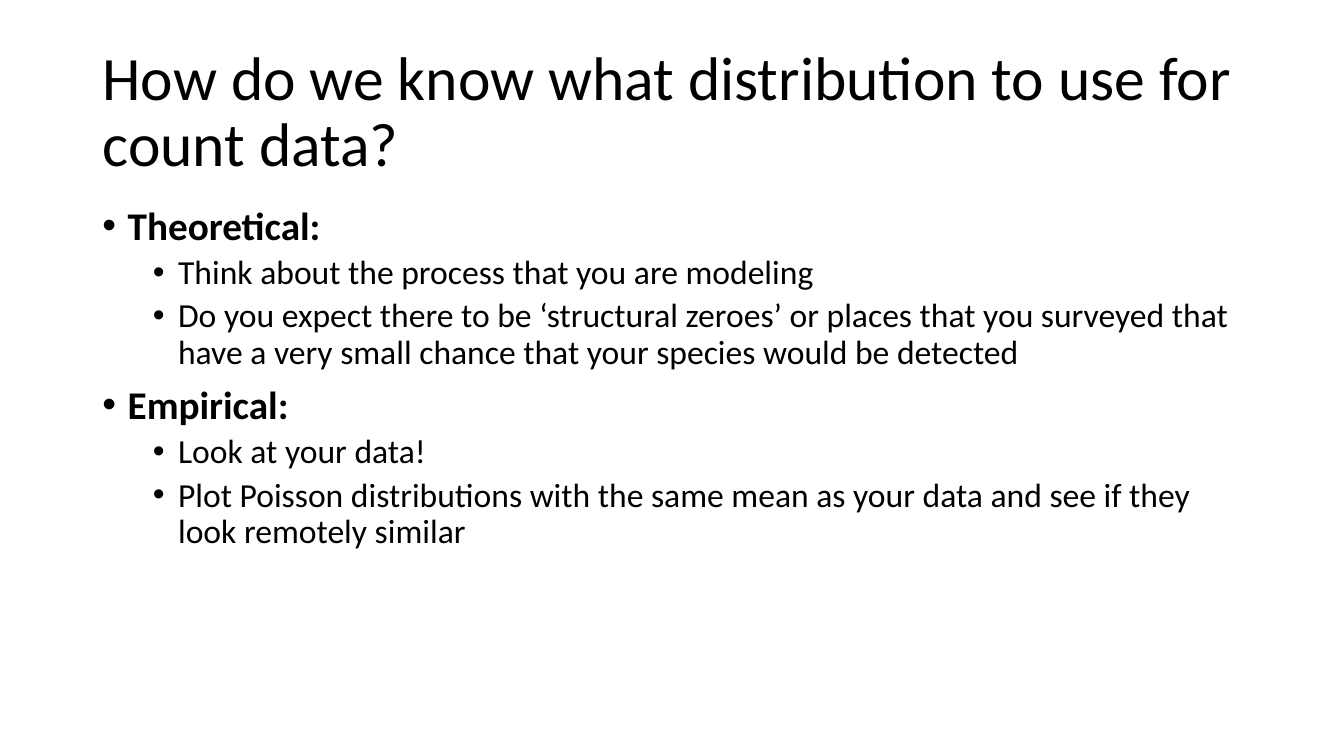
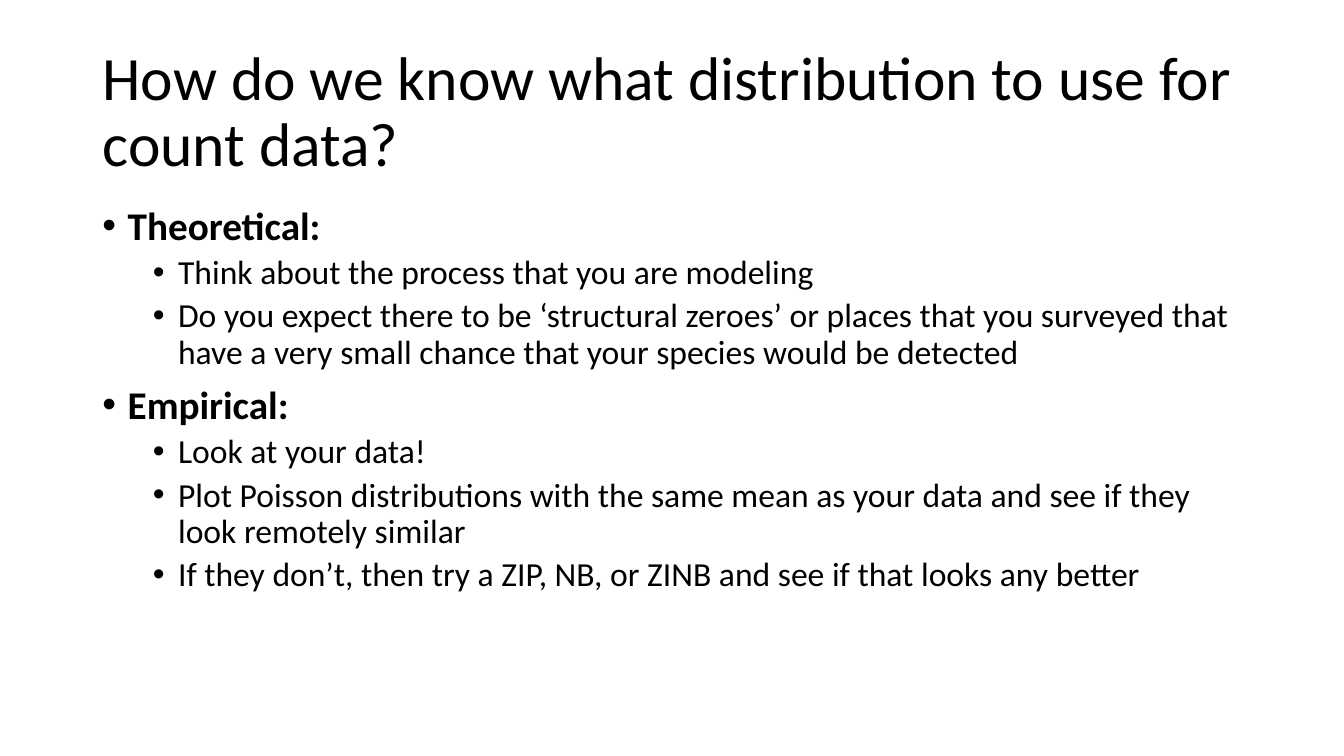
Before and after one commit to evanmadams/NAOC2020-Count-Data-Workshop, a slide deck: slide 32 of lessons/An Introduction to probability distributions.pptx. Drawn at 1344x756 pixels with LibreOffice and Linux fonts; fonts in the diff are those of the drawing. Boxes give left, top, right and bottom in pixels: in the first picture for what was removed or moved away, otherwise in the second. Text is boxed around its words. In the diff, an @@ line names an element or a change of style, - is before the commit and + after.

```diff
--- a/lessons/An Introduction to probability distributions.pptx
+++ b/lessons/An Introduction to probability distributions.pptx
@@ text at [178, 562, 1140, 592]: paragraph added @@
+  • If they don’t, then try a ZIP, NB, or ZINB and see if that looks any better
```
Also in this commit, not shown: 9 other slides changed, 2 other files.
